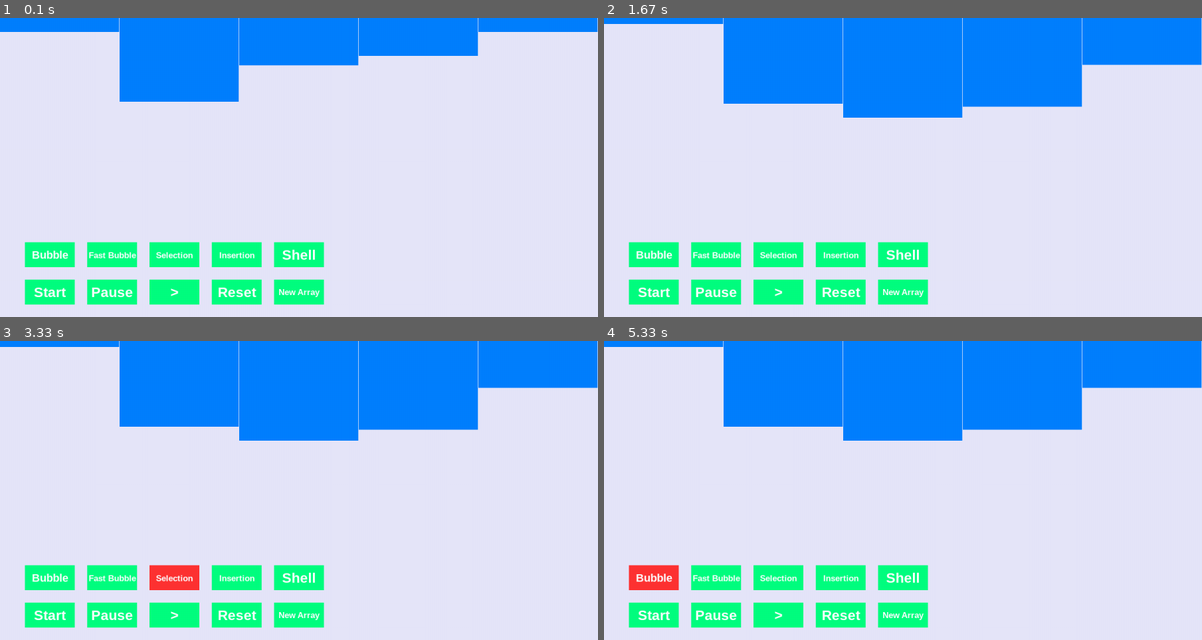
Above: before the commit, frames 1-4 (two rows, left to right).
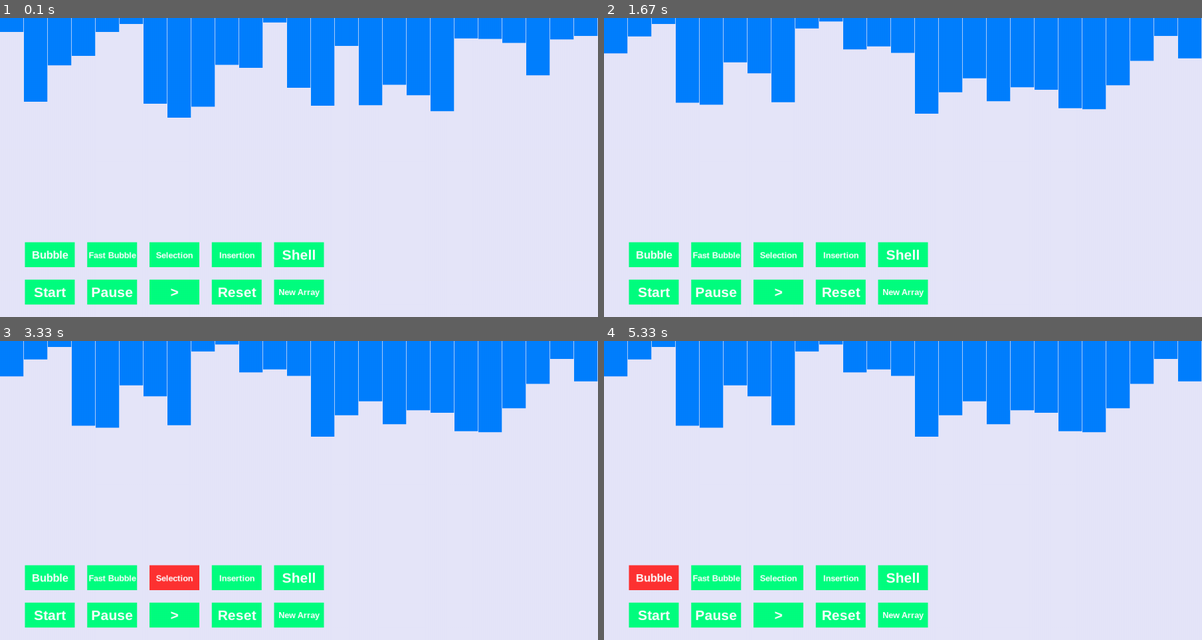
Above: after the commit, the same moments.

Repository: ColeB2/PygameSortingVis
Game: pygame game, started from main.py
Two runs of this game, one before a commit and one after it. Both use one fixed random seed, a clock stepped at 60 frames per second and the inputs below.
Inputs (mouse positions are in pixels of both pictures, inside the frame that each line leads up to):
- Up to frame 1 (0.1 s): no input
- Up to frame 2 (1.67 s): press the mouse at (651, 293) at 0.37 s; move the mouse to (789, 275) at 0.47 s; release the mouse at (920, 257) at 0.6 s; click "Start" at 0.77 s; click "New Array" at 1.05 s; click (1028, 128) at 1.38 s
- Up to frame 3 (3.33 s): click (322, 589) at 1.83 s; click (107, 433) at 2.28 s; move the mouse to (119, 400) at 2.57 s; click (119, 400) at 2.73 s; click (167, 586) at 3.2 s
- Up to frame 4 (5.33 s): move the mouse to (932, 421) at 3.5 s; click (932, 421) at 3.68 s; click (861, 586) at 4.17 s; click (897, 532) at 4.65 s; move the mouse to (675, 574) at 4.97 s; click (675, 574) at 5.15 s

The runs differ from the first frame. In frame 1, 9.1% of the frame differs, in the area x 3-100%, y 0-34%; in frame 2, 12%, in the area x 0-100%, y 0-34%; in frame 3, 12%; in frame 4, 12%.

Commit message:
update to button module, may package later?

Diff:
--- a/visualizer/buttons.py
+++ b/visualizer/buttons.py
@@ -1,14 +1,41 @@
 '''
 buttons.py - Button class that has numberous variables to make buttons easier
 '''
-from pyVariables import *
+from pyVariables import * #To handle colors
 import pygame
 from pygame.locals import *
 
 class Button:
+    """
+    A class to aid in the creation of buttons in Pygame. Currently packaged
+    with pyVariables to handle basic colors, can be replaced
+
+    Attributes:
+        x: Int, x value for the top left corner of the button, default 0.
+        y: Int, y value for the top left corner of the button, default 0
+        width: Int, width(x dimension) of the button in pixels, default 50.
+        height: Int, height(y dimension) of the button in pixels, default 50.
+        font_size: Int, size of the font on the button, default 25.
+        color: Tuple formated -> color=(XXX,YYY,ZZZ) - RGB values for color of
+            button initial state, default (0,255,128) - green.
+        color2: Tuple formatted -> color2=(XXX,YYY,ZZZ) - RGB values for color
+            of button while button is hovered over, default (255,51,51) - red.
+        font: Str, font type for the text, default 'arialblack'
+        text: Str, String value of the text to appear on the button.
+        text_color: Tuple formatted -> text_color=(XXX,YYY,ZZZ) - RGB values for
+            color of the text, default (0,0,0) - black.
+        display: pygame.Surface object.
+        function: Function, the function the button needs to perform on click.
+            Passed as so, Button(function=button_function). -> This created a
+            button (using the defaults) and passes the function, button_function
+            to the button to be called upon click.
+
+
+
+    """
     def __init__(self, x=0, y=0, width=50, height=50, font_size=25,
-        color=(255,0,0), color2=(0,255,0), font='arialblack', text='Text',
-        display=None, function=None):
+        color=(255,51,51), color2=(0,255,128), font='arialblack', text='Text',
+        text_color=(0,0,0), display=None, function=None):
 
         self.x = x
         self.y = y
@@ -19,9 +46,11 @@
         self.color2 = color2
         self.font = font
         self.text = text
+        self.text_color = text_color
         self.display = display
         self.function = function
 
+        self.button_rect = pygame.Rect(self.x, self.y, self.width, self.height)
         self.mouse = pygame.mouse.get_pos()
         self.click = pygame.mouse.get_pressed()
         self.clicked = False
@@ -35,8 +64,10 @@
             self.font_size = self.height/2 - (self.height*0.1)
 
     def handle_button_colors(self):
-        if (self.x + self.width > self.mouse[0] > self.x and
-            self.y + self.height > self.mouse[1] > self.y):
+        # if (self.x + self.width > self.mouse[0] > self.x and
+        #     self.y + self.height > self.mouse[1] > self.y):
+
+        if self.button_rect.collidepoint((self.mouse[0], self.mouse[1])):
             pygame.draw.rect(self.display, self.color2,
                             (self.x, self.y, self.width, self.height))
 
--- a/visualizer/visualizer.py
+++ b/visualizer/visualizer.py
@@ -21,10 +21,9 @@
         )
 """
 TODO LIST:
-- Create algorithm generator FUNCTION
 - Further refactoring
 - Break up code, UI things and functional things
-- Add more algorithms
+- Add more algorithms ---- Heap, Merge, Quick-Sort
 - Algorithm select buttons
 - Speed select buttons, slider?
 - Reset Button
@@ -32,8 +31,7 @@
 - Rewind button?
 
 Known Bugs:
-Program hangs/freezes/crashses if you hit start on an already complete array,
-without first resetting.
+-Running program again with already solved array - being able to
 """
 """Pygame code to set up screen"""
 pygame.init()
@@ -45,7 +43,7 @@
 class SortingVisualizer:
 
     def __init__(self):
-        self.num_lines = 5
+        self.num_lines = 25
         self.speed = 0
         self.line_array = []
         self.line_array_c = []
